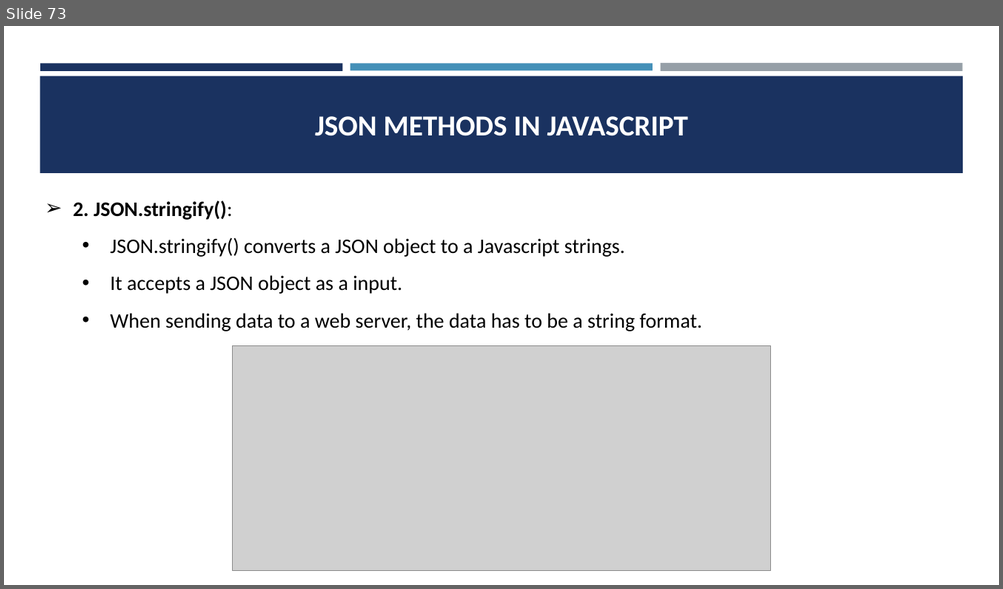
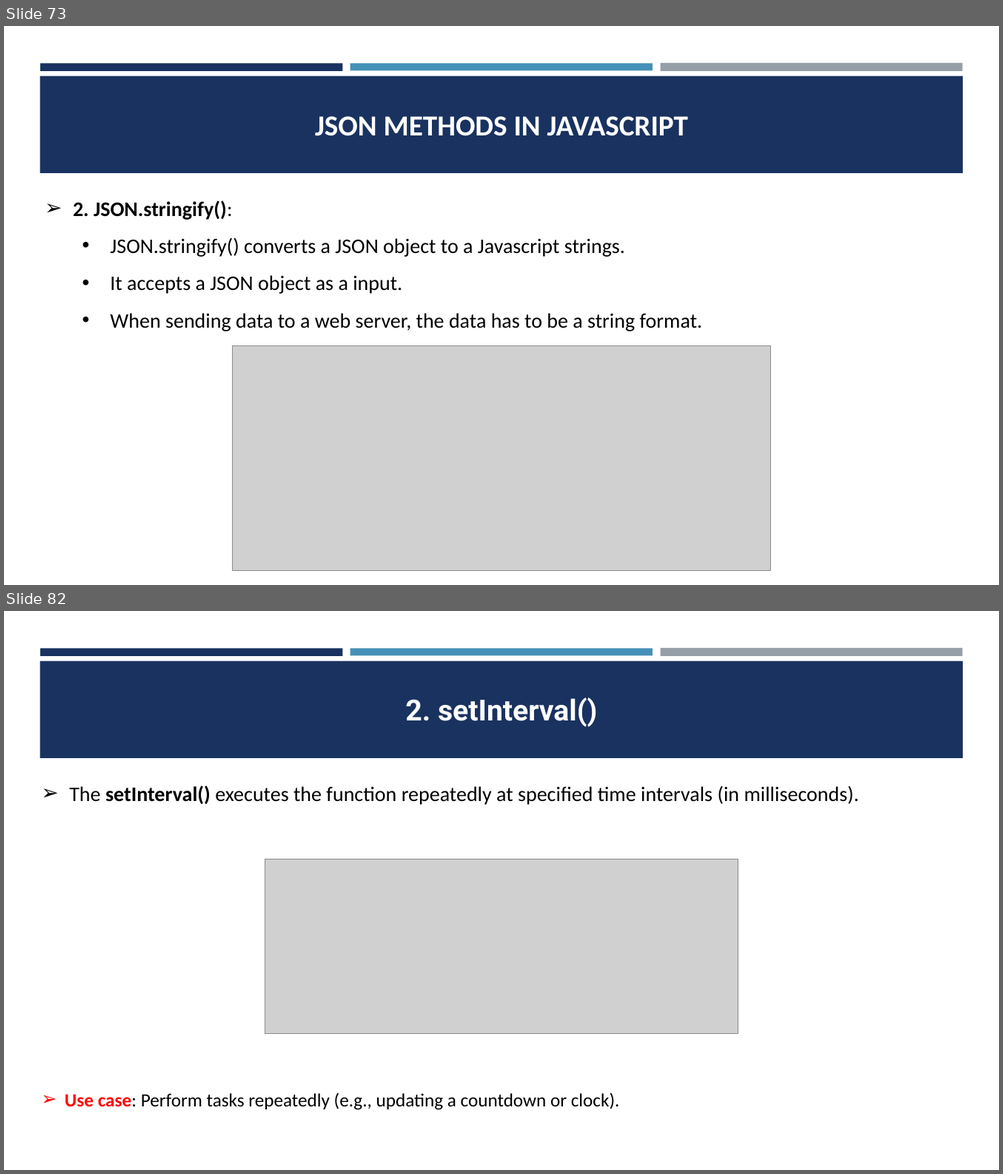
Before and after one commit to CodeCrafterRohit/PEC-Training, a slide deck: JAVASCRIPT/JAVASCRIPT PPT.pptx. Shown one above the other, each under a label of ours: slide 73 before the commit, slides 73 and 82 after it; the slides between them are not shown. The pictures are 1003x589 and 1003x1174 pixels, drawn with LibreOffice and Linux fonts; fonts in the diff are those of the drawing; grey boxes stand for pictures. Boxes give left, top, right and bottom in pixels: in the first picture for what was removed or moved away, otherwise in the second. Text is boxed around its words. In the diff, an @@ line names an element or a change of style, - is before the commit and + after.

```diff
--- a/JAVASCRIPT/JAVASCRIPT PPT.pptx
+++ b/JAVASCRIPT/JAVASCRIPT PPT.pptx
@@ slide 82 added at [4,611,999,1170], background #FFFFFF; not listed: 4 template elements that a slide beside it also shows @@
@@ title added at [405,698,597,727], 28 pt, text #FFFFFF, bold @@
+2. setInterval()
@@ text added at [69,786,859,805], 20 pt, text #000000 @@
+➢ The setInterval() executes the function repeatedly at specified time intervals (in milliseconds).
@@ picture added at [265,860,737,1034] @@
@@ text added at [65,1093,620,1111], 18 pt, text #000000 @@
+➢ Use case: Perform tasks repeatedly (e.g., updating a countdown or clock).
```
Also in this commit, not shown: 18 other slides added, 18 other files.
